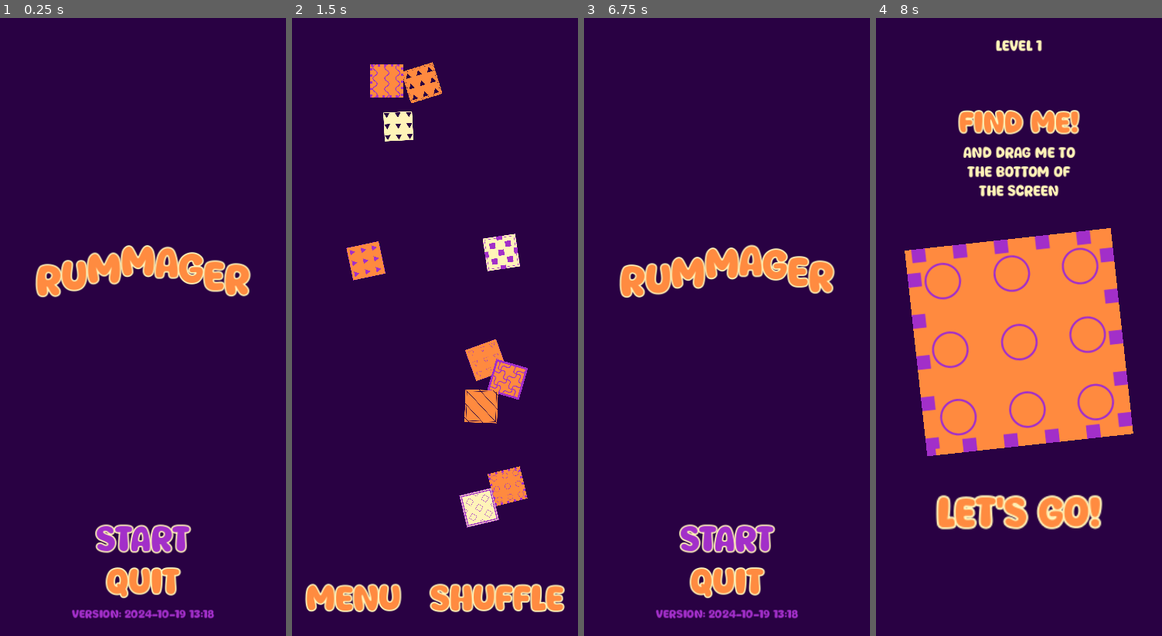
Above: before the commit, frames 1-4 (left to right).
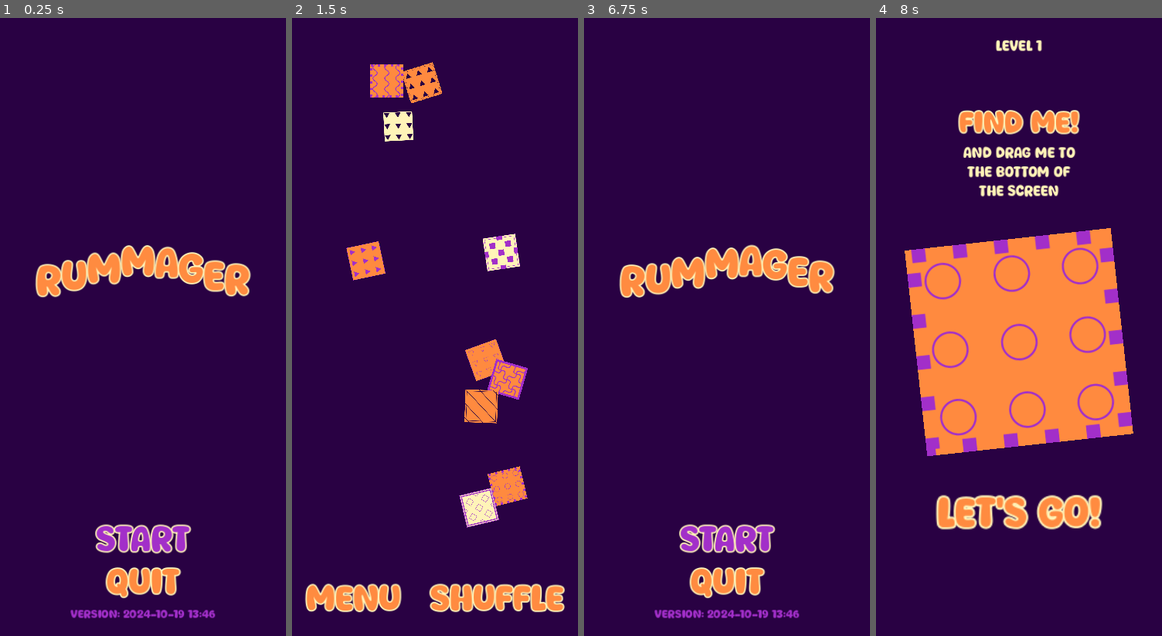
Above: after the commit, the same moments.

Repository: magopian/rummager
Game: Godot game, scene res://start_menu.tscn
Same seed, same stepped clock (60 frames per second), same inputs: the game is played once before the commit and once after it.
Inputs (mouse positions are in pixels of both pictures, inside the frame that each line leads up to):
- Up to frame 1 (0.25 s): no input
- Up to frame 2 (1.5 s): click "START" at 0.5 s; click "Let's go!" at 1.25 s
- Up to frame 3 (6.75 s): click "Shuffle" at 2 s; click "Let's go!" at 2.75 s; click "Shuffle" at 3.5 s; click "Shuffle" at 4.25 s; click "Let's go!" at 5 s; tap Enter at 5.75 s; move the mouse to (718, 73) at 5.77 s; click (718, 73) at 5.92 s; click "Menu" at 6.5 s
- Up to frame 4 (8 s): click "START" at 7.25 s

The runs differ from the first frame. In frame 1, 0.4% of the frame differs, in the area x 24-76%, y 95-98%; in frame 2, nothing differs; in frame 3, 0.4%; in frame 4, nothing differs.

Commit message:
Bump version number

Diff:
--- a/project.godot
+++ b/project.godot
@@ -11,7 +11,7 @@
 [application]
 
 config/name="Rummager"
-config/version="2024-10-19 13:18"
+config/version="2024-10-19 13:46"
 run/main_scene="res://start_menu.tscn"
 config/features=PackedStringArray("4.3", "Mobile")
 config/icon="res://icon.svg"
